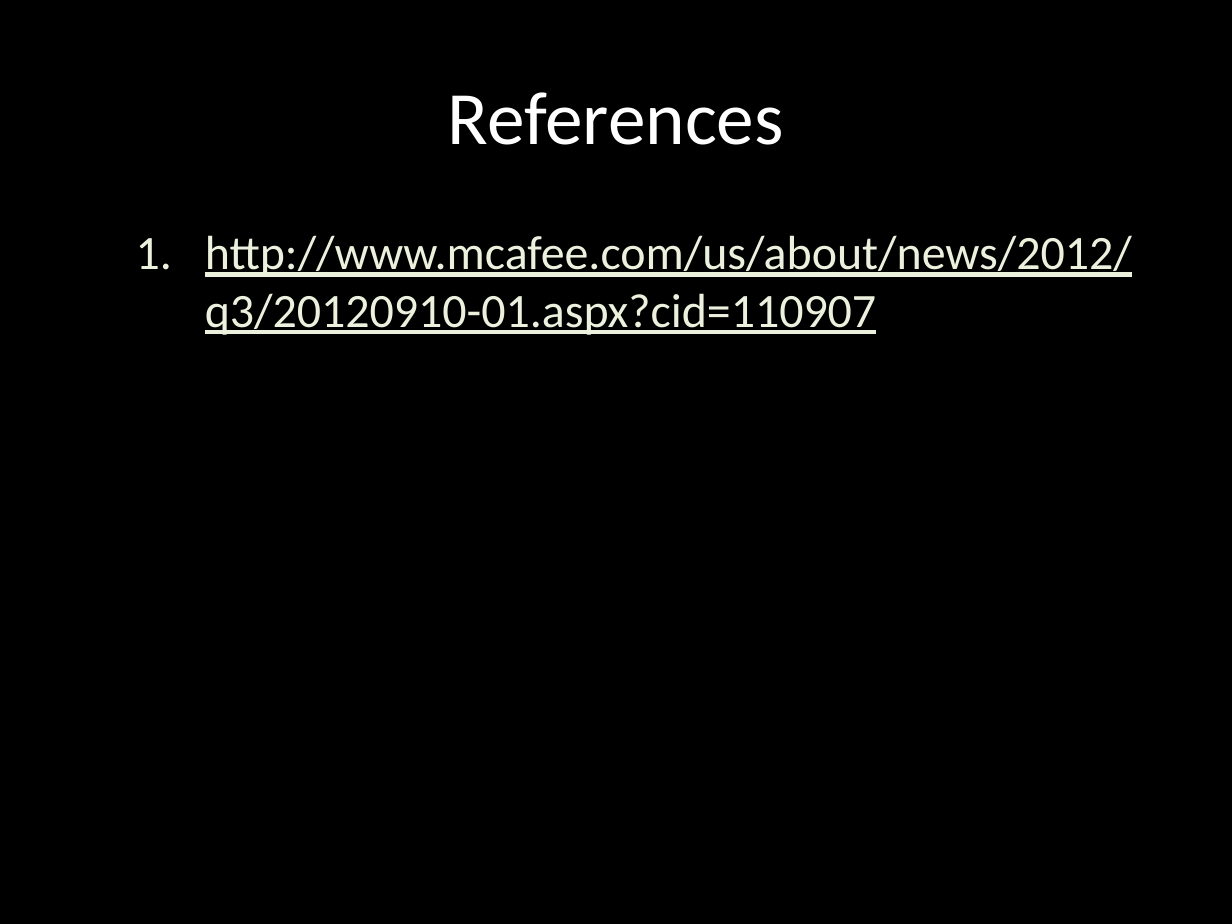
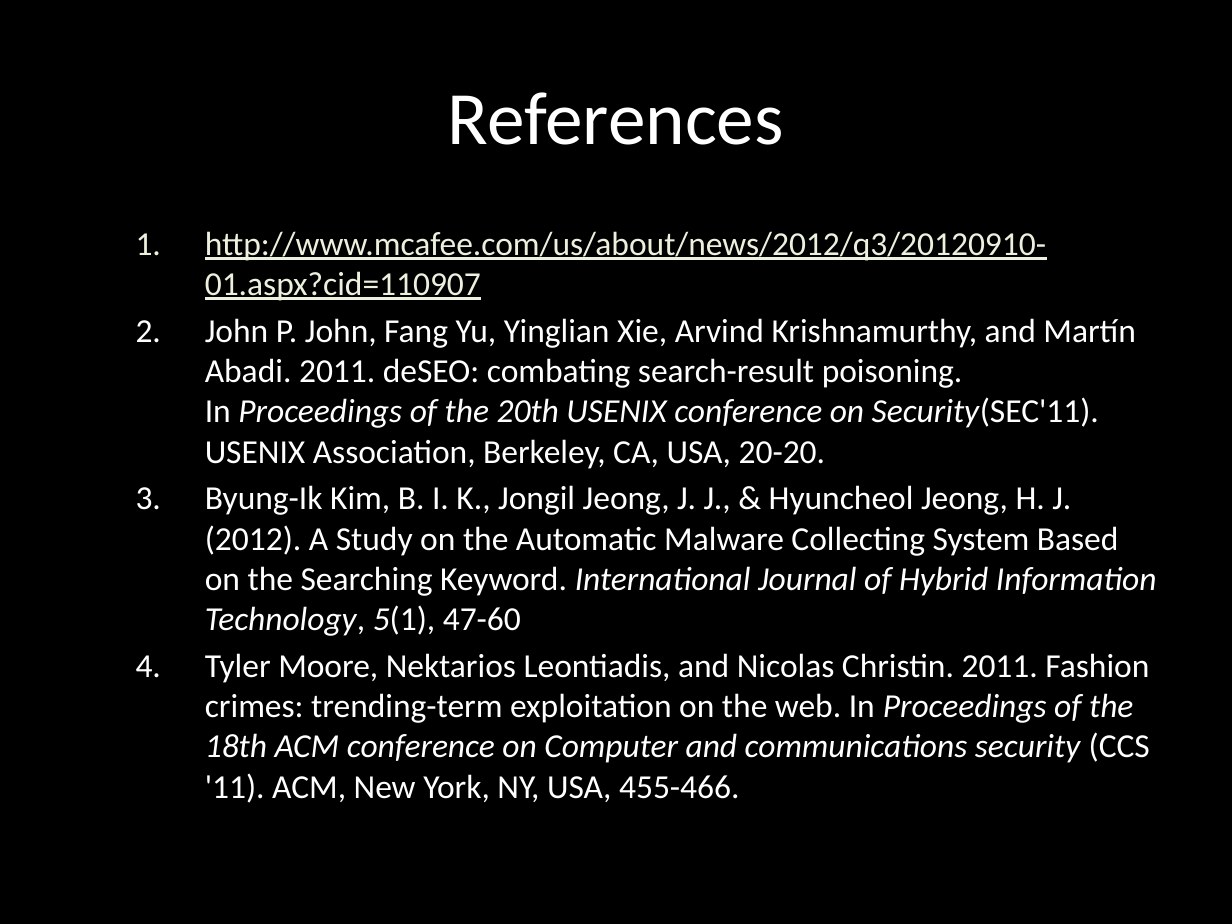
Before and after one commit to chrissorchard/malucrawl, a slide deck: slide 21 of doc/pres1/wk4-progress.pptx. Drawn at 1232x924 pixels with LibreOffice and Linux fonts; fonts in the diff are those of the drawing; background and template pictures are left out. Boxes give left, top, right and bottom in pixels: in the first picture for what was removed or moved away, otherwise in the second. Text is boxed around its words. In the diff, an @@ line names an element or a change of style, - is before the commit and + after.

Commit message:
Added more final touches to wk4 presentation
 - Bigger font on phys. arch. diagram
 - References
 - Finished logical dia.

```diff
--- a/doc/pres1/wk4-progress.pptx
+++ b/doc/pres1/wk4-progress.pptx
@@ text at bbox=[205, 231, 1046, 301]: size 28 to 19.6 pt in "http://www.mcafee.com/us/about/news/2012/q3/20120910-01.aspx ..."; less space between paragraphs @@
@@ text at bbox=[205, 318, 1157, 803]: paragraphs added @@
+  2. John P. John, Fang Yu, Yinglian Xie, Arvind Krishnamurthy, and Martín Abadi. 2011. deSEO: combating search-result poisoning. In Proceedings of the 20th USENIX conference on Security(SEC'11). USENIX Association, Berkeley, CA, USA, 20-20.
+  3. Byung-Ik Kim, B. I. K., Jongil Jeong, J. J., & Hyuncheol Jeong, H. J. (2012). A Study on the Automatic Malware Collecting System Based on the Searching Keyword. International Journal of Hybrid Information Technology, 5(1), 47-60
+  4. Tyler Moore, Nektarios Leontiadis, and Nicolas Christin. 2011. Fashion crimes: trending-term exploitation on the web. In Proceedings of the 18th ACM conference on Computer and communications security (CCS '11). ACM, New York, NY, USA, 455-466.
```
Also in this commit, not shown: 6 other slides changed, 2 other files.
